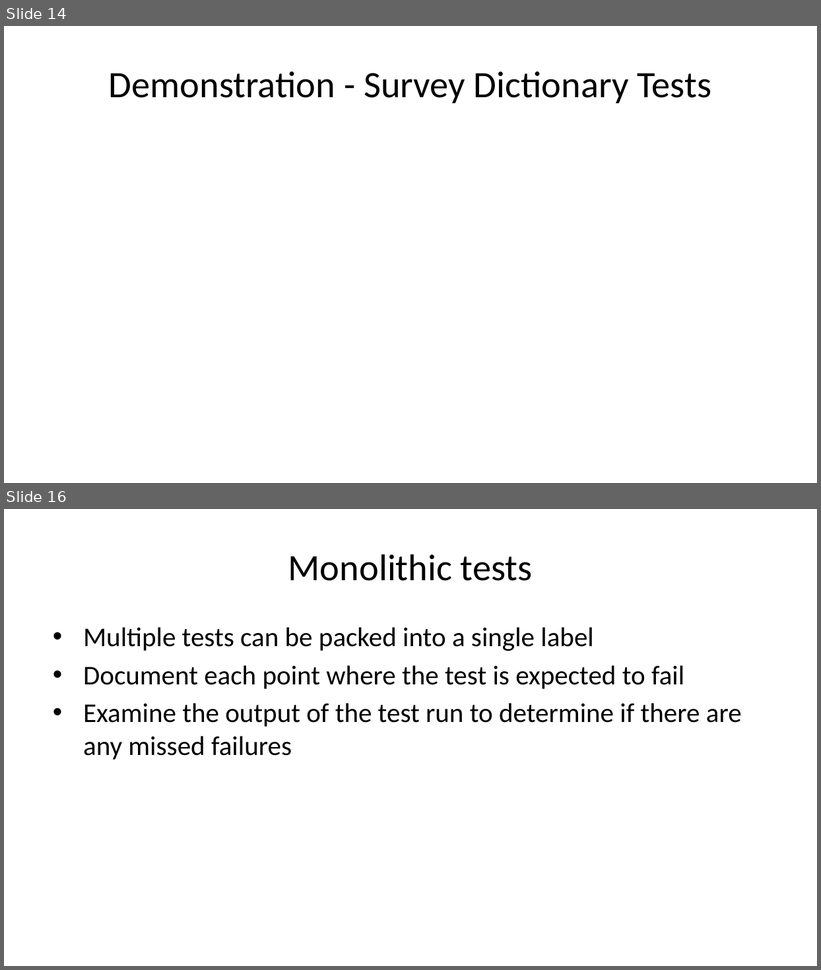
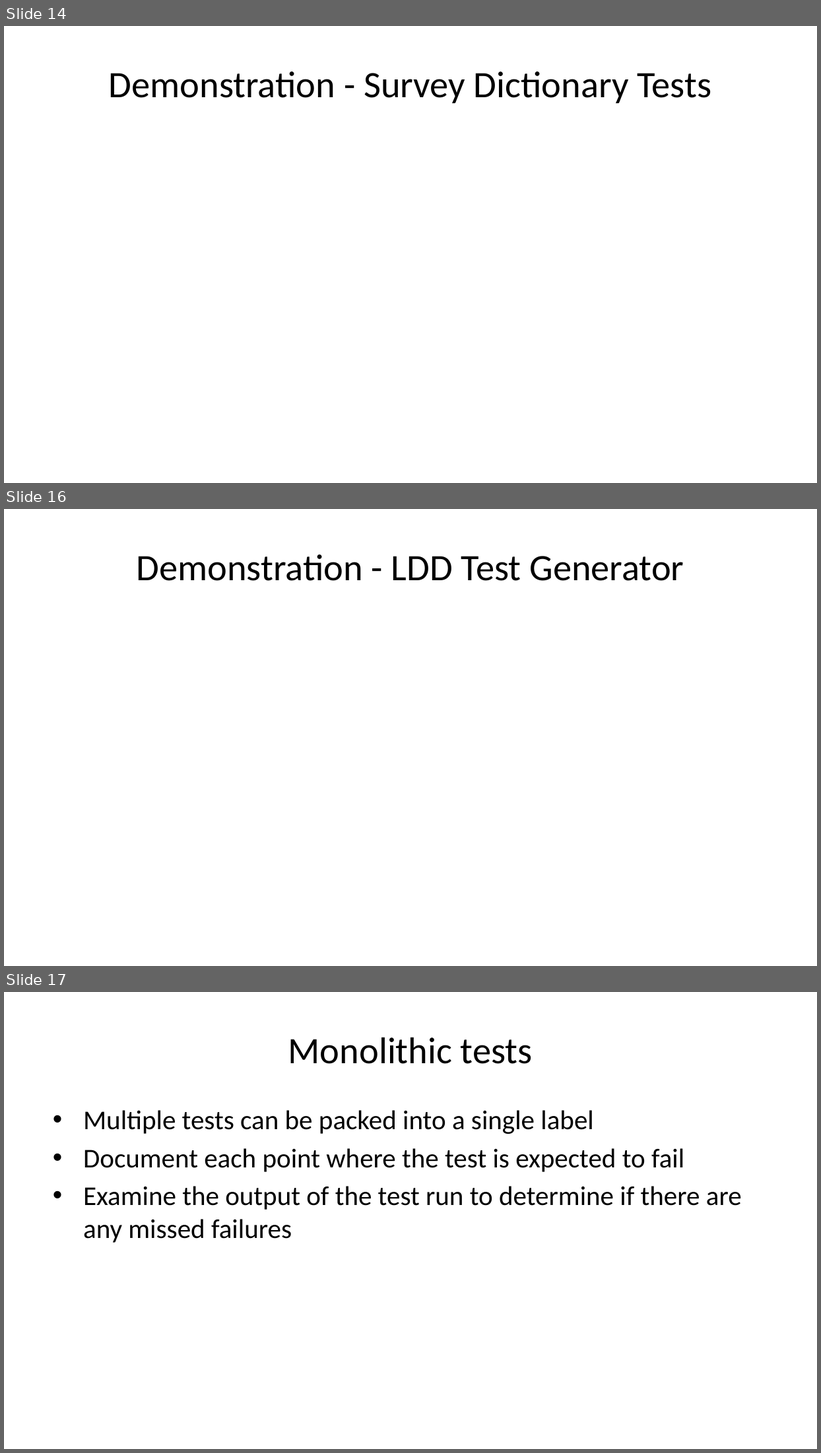
Before and after one commit to sbn-psi/dmsp, a slide deck: LDDTesting/LDDTestingPrinciples.pptx. Shown one above the other, each under a label of ours: slides 14 and 16 before the commit, slides 14, 16 and 17 after it; the slides between them are not shown. The pictures are 821x970 and 821x1453 pixels, drawn with LibreOffice and Linux fonts; fonts in the diff are those of the drawing. Boxes give left, top, right and bottom in pixels: in the first picture for what was removed or moved away, otherwise in the second. Text is boxed around its words. In the diff, an @@ line names an element or a change of style, - is before the commit and + after.

```diff
--- a/LDDTesting/LDDTestingPrinciples.pptx
+++ b/LDDTesting/LDDTestingPrinciples.pptx
@@ slide 16 added at (x1=4, y1=509, x2=817, y2=966), background #FFFFFF @@
@@ title added at (x1=137, y1=555, x2=684, y2=581), 33 pt, text #000000 @@
+Demonstration - LDD Test Generator
@@ what was slide 16 is now slide 17 @@
```
Also in this commit, not shown: 6 slides changed, 2 other files.
